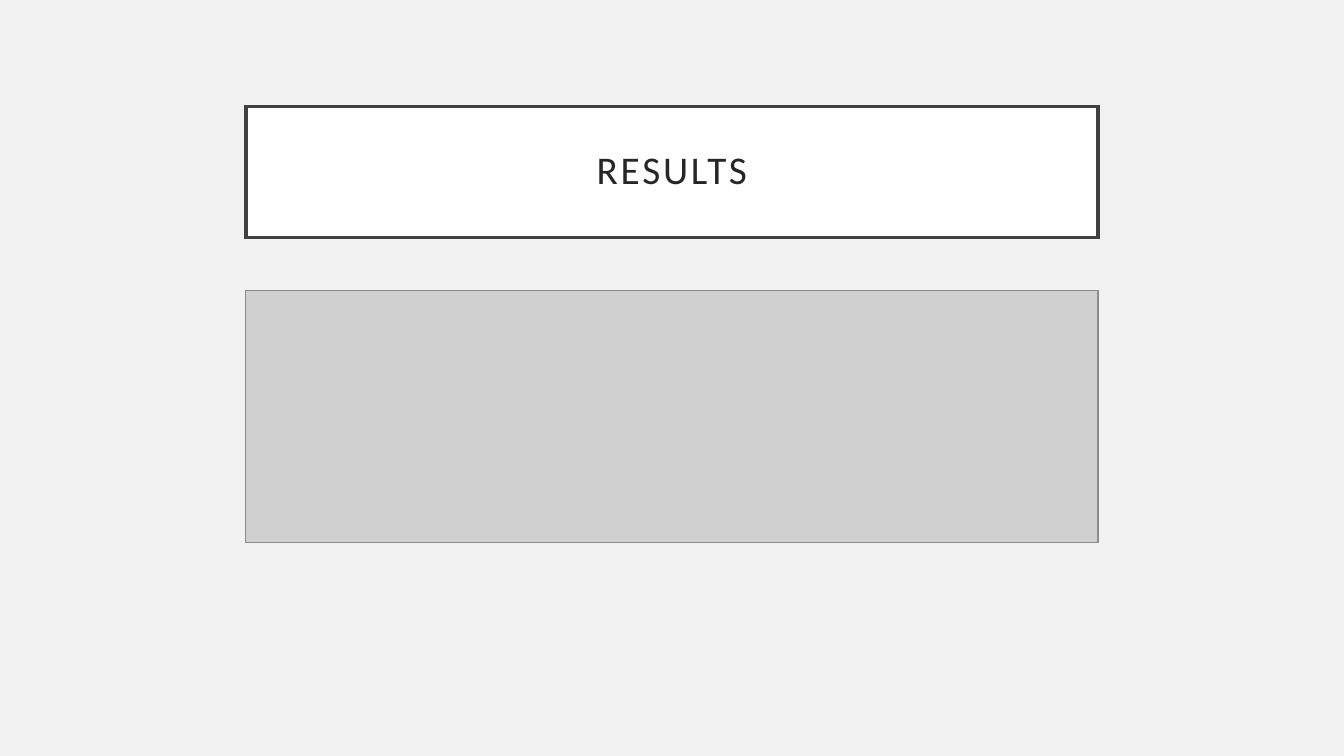
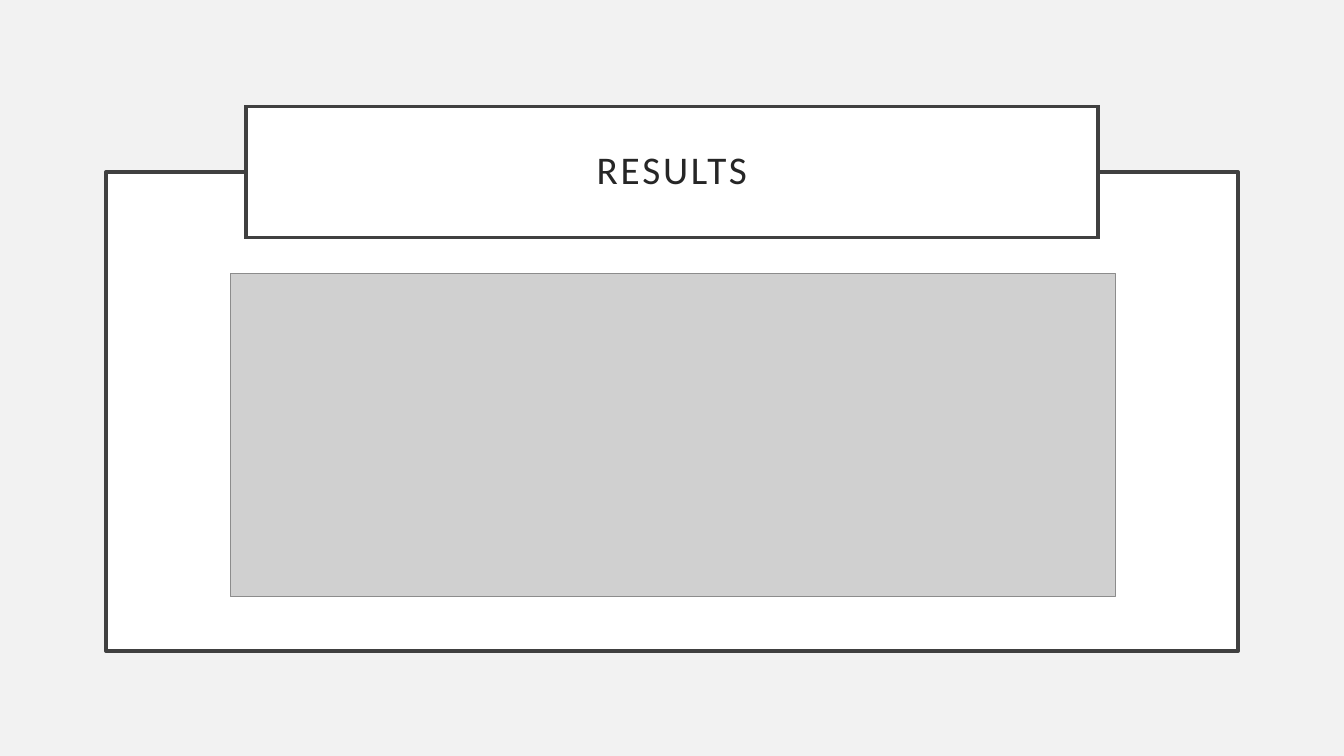
Before and after one commit to mwpnava/Data-Science-Projects, a slide deck: slide 14 of BookRecommender_prediction/Presentation_BRS.pptx (slide 13 before the commit). Drawn at 1344x756 pixels with LibreOffice and Linux fonts; fonts in the diff are those of the drawing; grey boxes stand for pictures. Boxes give left, top, right and bottom in pixels: in the first picture for what was removed or moved away, otherwise in the second. Text is boxed around its words. In the diff, an @@ line names an element or a change of style, - is before the commit and + after.

```diff
--- a/BookRecommender_prediction/Presentation_BRS.pptx
+++ b/BookRecommender_prediction/Presentation_BRS.pptx
@@ rectangle added at [106, 172, 1238, 651], fill #FFFFFF, outline #404040 2.5 pt @@
@@ picture: place and size @@
-picture at [246, 290, 1098, 541]
+picture at [230, 273, 1115, 597]
```
Also in this commit, not shown: 3 other slides changed, 1 slide added.
